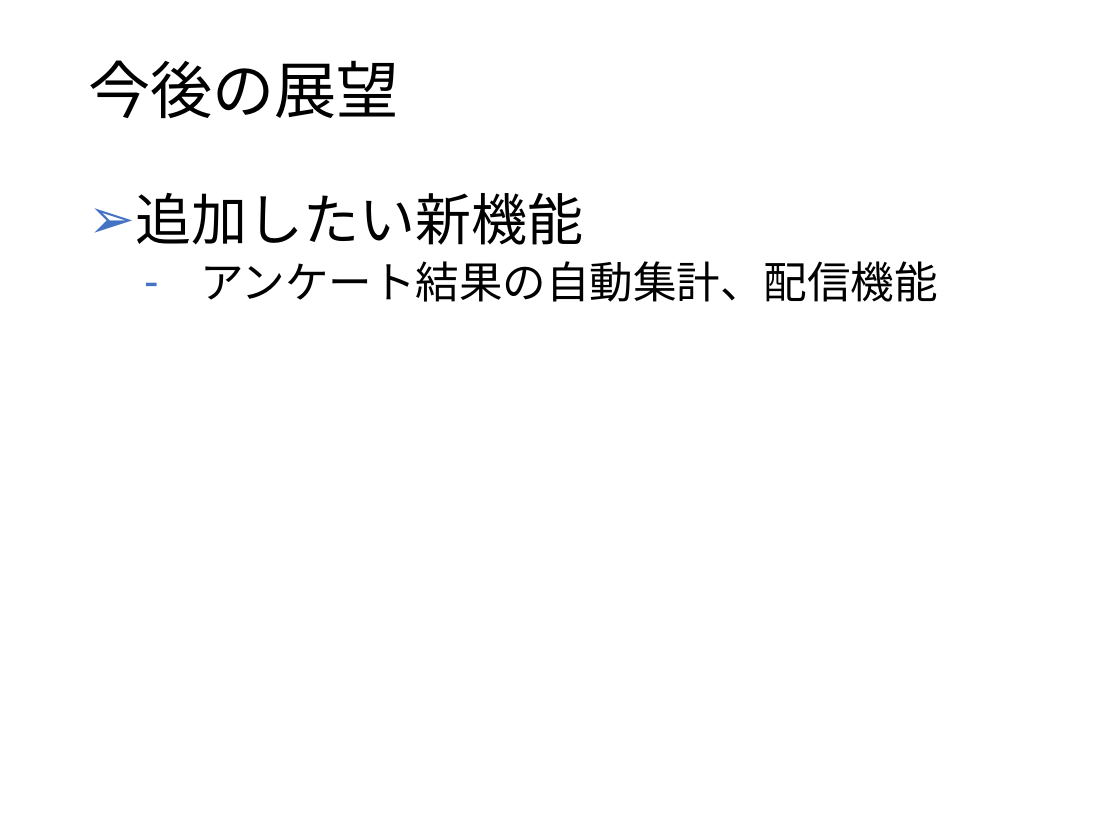
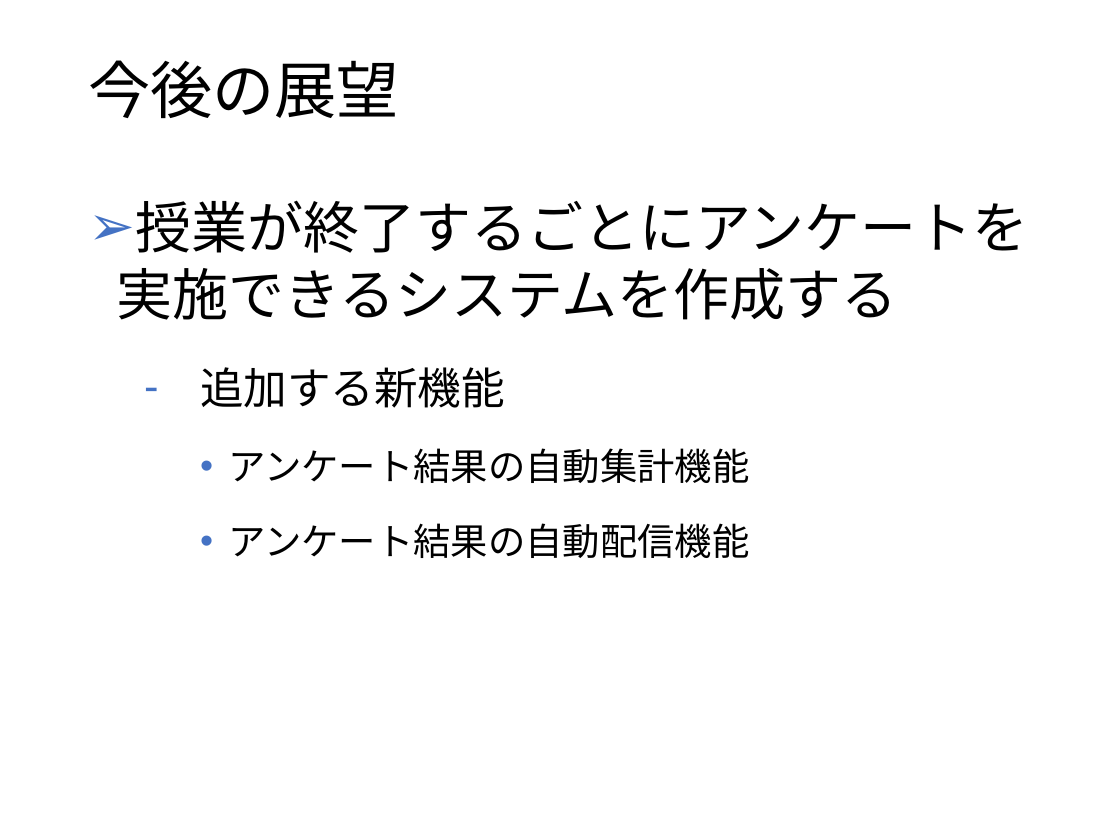
Before and after one commit to kazuwo/kosen-graduation-thesis, a slide deck: slide 10 of 卒業研究発表スライド.pptx (slide 8 before the commit). Drawn at 1120x840 pixels with LibreOffice and Linux fonts; fonts in the diff are those of the drawing. Boxes give left, top, right and bottom in pixels: in the first picture for what was removed or moved away, otherwise in the second. Text is boxed around its words. In the diff, an @@ line names an element or a change of style, - is before the commit and + after.

```diff
--- a/卒業研究発表スライド.pptx
+++ b/卒業研究発表スライド.pptx
@@ text at (116, 200, 1029, 558): text changed; size 28 to 36 pt @@
-➢ 追加したい新機能
-  – アンケート結果の自動集計、配信機能
+➢ 授業が終了するごとにアンケートを実施できるシステムを作成する
+  – 追加する新機能
+    • アンケート結果の自動集計機能
+    • アンケート結果の自動配信機能
```
Also in this commit, not shown: 10 other slides changed, 3 slides added, 2 slides removed.
